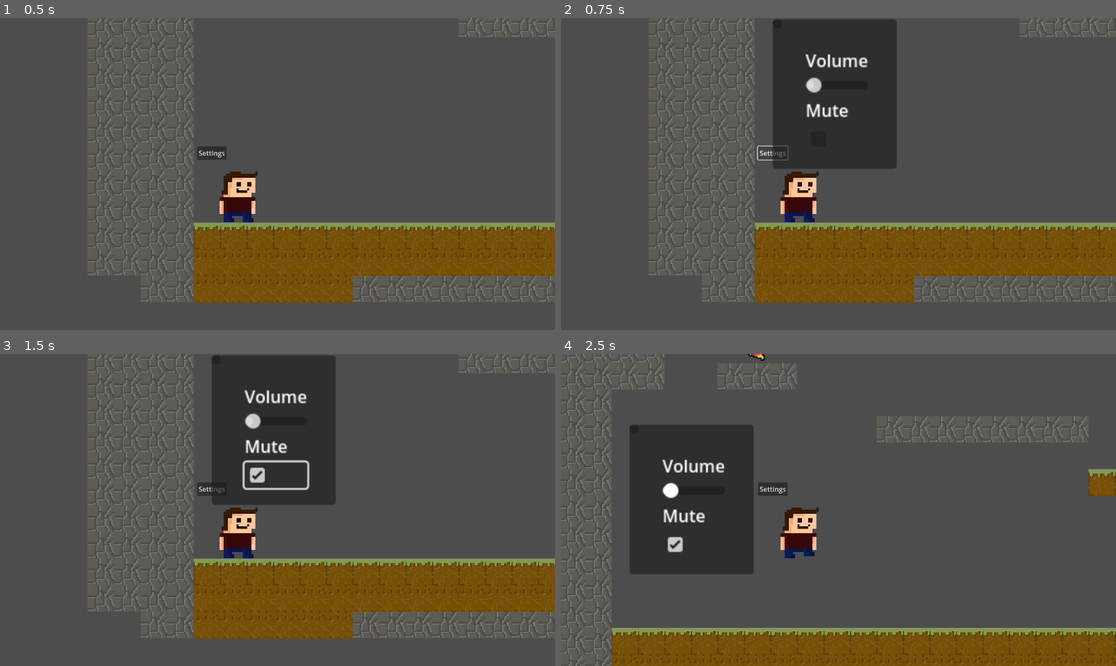
Above: before the commit, frames 1-4 (two rows, left to right).
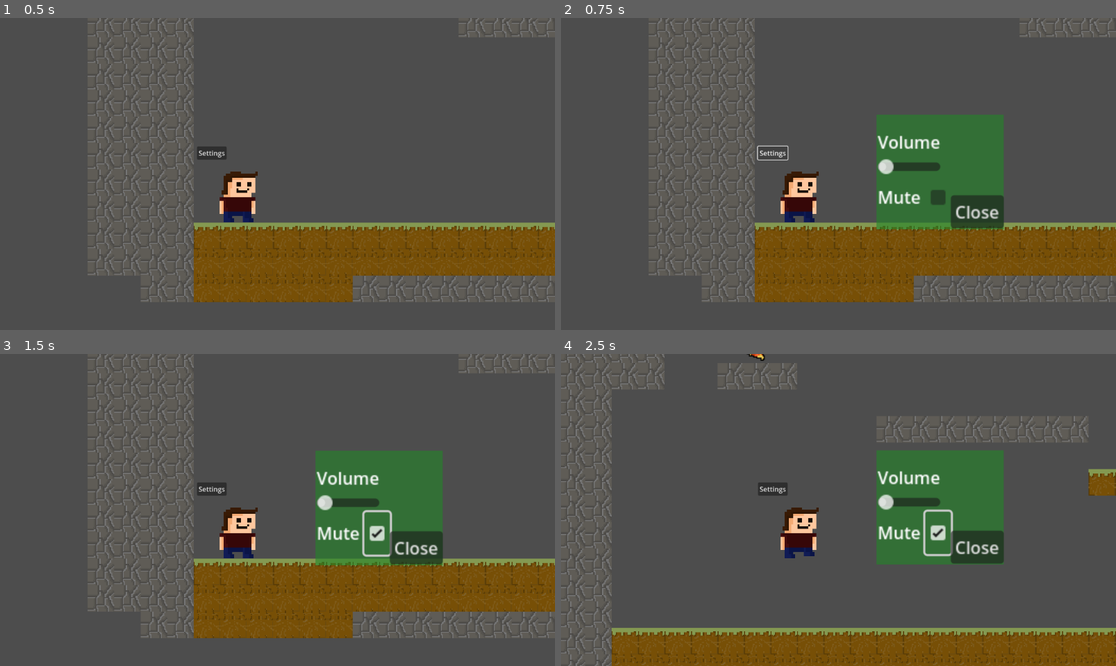
Above: after the commit, the same moments.

Repository: TreFaglarFilm/Spel-med-Wilmer
Game: Godot game, scene res://node_2d.tscn
Two runs of this game, one before a commit and one after it. Both use one fixed random seed, a clock stepped at 60 frames per second and the inputs below.
Inputs (mouse positions are in pixels of both pictures, inside the frame that each line leads up to; where the layout moved, square brackets give the same spot in the first picture):
- Up to frame 1 (0.5 s): no input
- Up to frame 2 (0.75 s): click "Settings" at 0.5 s
- Up to frame 3 (1.5 s): click (377, 531) [277, 475] at 1.25 s
- Up to frame 4 (2.5 s): hold Right (ui_right) from 2.03 s (still down); tap Up (ui_up) at 2.27 s

Frame 1 is identical in both runs. In frame 2, 18% of the frame differs, in the area x 38-80%, y 0-68%; in frame 3, 18%; in frame 4, 19%, in the area x 12-80%, y 22-71%.
Error before the commit: Parse Error: Expected closing ")" after call arguments. (res://Kod/settings.gd:8)

Commit message:
fixade inställningar
nu finns det ljudinställningar

Diff:
--- a/spel/spelmedfåglarna!/Kod/Main.gd
+++ b/spel/spelmedfåglarna!/Kod/Main.gd
@@ -7,7 +7,7 @@
 
 
 # Called every frame. 'delta' is the elapsed time since the previous frame.
-func _process(delta: float) -> void:
+func _process(_delta: float) -> void:
 	pass
 
 
--- a/spel/spelmedfåglarna!/Kod/settings.gd
+++ b/spel/spelmedfåglarna!/Kod/settings.gd
@@ -1,25 +1,46 @@
 extends Control
 
+var config = ConfigFile.new()
 
-# Called when the node enters the scene tree for the first time.
-func _ready() -> void:
-	$Panel/VolumeSlider.value = db_to_linear(AudioServer.get_bus_volume_db(0))
-	$Panel/VolumeSlider.connect("value_changed", Callable(self, "_on_slider_value_changed"))
-	$Panel/CloseButton.connect("pressed", Callable(self,"_on_close_pressed")
+@onready var volume_slider = $VolumeContainer/VolumeSlider
+@onready var mute_checkbox = $MuteContainer/MuteCheckbox
+@onready var player = get_node("/root/Node2D/CharacterBody2D")
 
-# Called every frame. 'delta' is the elapsed time since the previous frame.
 func _process(_delta: float) -> void:
-	pass
-
-
-func _on_volume_value_changed(value: float) -> void:
-	AudioServer.set_bus_volume_db(0,linear_to_db(value))
+	global_position = player.global_position + Vector2(100, -50)
 
 
 
-func _toggled_on(toggled_on: bool) -> void:
-	pass # Replace with function body.
+func _ready():
+	load_settings()
+	volume_slider.value_changed.connect(_on_volume_changed)
+	mute_checkbox.toggled.connect(_on_mute_toggled)
+
+func _on_volume_changed(value):
+	AudioServer.set_bus_volume_db(0, linear_to_db(value))
+	save_settings(value, mute_checkbox.button_pressed)
+
+func _on_mute_toggled(pressed):
+	var mute_value = -80 if pressed else linear_to_db(volume_slider.value)
+	AudioServer.set_bus_volume_db(0, mute_value)
+	save_settings(volume_slider.value, pressed)
+
+func save_settings(volume, muted):
+	config.set_value("audio", "volume", volume)
+	config.set_value("audio", "muted", muted)
+	config.save("user://settings.cfg")
+
+func load_settings():
+	var err = config.load("user://settings.cfg")
+	if err == OK:
+		print("Inställningar laddade!")
+		var volume = config.get_value("audio", "volume", 1.0)
+		var muted = config.get_value("audio", "muted", false)
+		volume_slider.value = volume
+		mute_checkbox.button_pressed = muted
+		AudioServer.set_bus_volume_db(0, -80 if muted else linear_to_db(volume))
 
 
-func _on_close_button_pressed() -> void:
+
+func _on_back_button_pressed() -> void:
 	queue_free()
--- a/spel/spelmedfåglarna!/Settings.tscn
+++ b/spel/spelmedfåglarna!/Settings.tscn
@@ -2,7 +2,7 @@
 
 [ext_resource type="Script" uid="uid://be2buvawkkva2" path="res://Kod/settings.gd" id="1_bvb5x"]
 
-[node name="VolumeMenu" type="Control"]
+[node name="SettingsMenu" type="Control"]
 layout_mode = 3
 anchors_preset = 15
 anchor_right = 1.0
@@ -15,46 +15,54 @@
 grow_vertical = 2
 script = ExtResource("1_bvb5x")
 
-[node name="Panel" type="Panel" parent="."]
+[node name="Background" type="ColorRect" parent="."]
 layout_mode = 0
-offset_right = 117.0
-offset_bottom = 141.0
+offset_right = 120.0
+offset_bottom = 108.0
+color = Color(0.1352, 0.52, 0.15444, 0.607843)
 
-[node name="Text" type="Label" parent="Panel"]
+[node name="Title" type="Label" parent="."]
+layout_mode = 0
+offset_right = 40.0
+offset_bottom = 23.0
+
+[node name="VolumeContainer" type="VBoxContainer" parent="."]
+layout_mode = 0
+offset_left = 1.0
+offset_top = 14.0
+offset_right = 60.0
+offset_bottom = 57.0
+
+[node name="VolumeLabel" type="Label" parent="VolumeContainer"]
 layout_mode = 2
-offset_left = 31.0
-offset_top = 27.0
-offset_right = 90.0
-offset_bottom = 50.0
 text = "Volume"
 
-[node name="VolumeSlider" type="HSlider" parent="Panel"]
+[node name="VolumeSlider" type="HSlider" parent="VolumeContainer"]
 layout_mode = 2
-offset_left = 31.0
-offset_top = 54.0
-offset_right = 90.0
-offset_bottom = 70.0
+max_value = 2.0
+step = 0.01
 
-[node name="text" type="Label" parent="Panel"]
+[node name="MuteContainer" type="HBoxContainer" parent="."]
+layout_mode = 0
+offset_left = 1.0
+offset_top = 58.0
+offset_right = 70.0
+offset_bottom = 98.0
+
+[node name="MuteLabel" type="Label" parent="MuteContainer"]
 layout_mode = 2
-offset_left = 31.0
-offset_top = 74.0
-offset_right = 90.0
-offset_bottom = 97.0
 text = "Mute"
 
-[node name="Mute" type="CheckBox" parent="Panel"]
+[node name="MuteCheckbox" type="CheckBox" parent="MuteContainer"]
 layout_mode = 2
-offset_left = 31.0
-offset_top = 101.0
-offset_right = 90.0
-offset_bottom = 125.0
 
-[node name="CloseButton" type="Button" parent="Panel"]
+[node name="BackButton" type="Button" parent="."]
 layout_mode = 0
-offset_right = 8.0
-offset_bottom = 8.0
+offset_left = 70.0
+offset_top = 76.0
+offset_right = 120.0
+offset_bottom = 107.0
+text = "Close
+"
 
-[connection signal="value_changed" from="Panel/VolumeSlider" to="." method="_on_volum_value_changed"]
-[connection signal="toggled" from="Panel/Mute" to="." method="_on_mute_toggled"]
-[connection signal="pressed" from="Panel/CloseButton" to="." method="_on_close_button_pressed"]
+[connection signal="pressed" from="BackButton" to="." method="_on_back_button_pressed"]
--- a/spel/spelmedfåglarna!/node_2d.tscn
+++ b/spel/spelmedfåglarna!/node_2d.tscn
@@ -179,6 +179,12 @@
 offset_bottom = -19.0
 text = "Settings"
 
+[node name="Music" type="AudioStreamPlayer2D" parent="CharacterBody2D"]
+position = Vector2(-100, -365)
+scale = Vector2(2.5, 2.5)
+stream = ExtResource("15_flf07")
+autoplay = true
+
 [node name="TileMapLayer" type="TileMapLayer" parent="."]
 texture_filter = 1
 tile_map_data = PackedByteArray("AAABAAkAAAAAAAAAAAACAAkAAAAAAAAAAAADAAkAAAAAAAAAAAAEAAkAAAAAAAAAAAAFAAkAAAAAAAAAAAAGAA …(99520 unchanged characters)…
@@ -196,8 +202,4 @@
 position = Vector2(160, -40)
 texture = ExtResource("16_ta5nu")
 
-[node name="Music" type="AudioStreamPlayer2D" parent="."]
-stream = ExtResource("15_flf07")
-autoplay = true
-
 [connection signal="pressed" from="CharacterBody2D/Button" to="." method="_on_button_pressed"]
